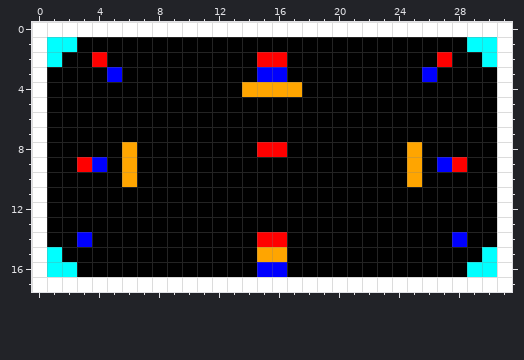
Two states of a pixel-art sprite, GlobalGameJam2014/GlobalGameJam2014Content/Levels/level12.png. The picture above is the old version.
The file is 32x18 pixels.
After the commit:
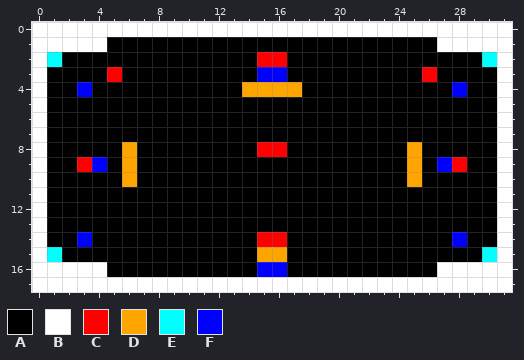
Palette (. is transparent): A #000000  B #ffffff  C #ff0000  D #ffa500  E #00ffff  F #0000ff
Difference:
@@ x 0..31 @@
  0 BBBBBBBBBBBBBBBBBBBBBBBBBBBBBBBB
- 1 BEEAAAAAAAAAAAAAAAAAAAAAAAAAAEEB
- 2 BEAACAAAAAAAAAACCAAAAAAAAAACAAEB
- 3 BAAAAFAAAAAAAAAFFAAAAAAAAAFAAAAB
- 4 BAAAAAAAAAAAAADDDDAAAAAAAAAAAAAB
+ 1 BBBBBAAAAAAAAAAAAAAAAAAAAAABBBBB
+ 2 BEAAAAAAAAAAAAACCAAAAAAAAAAAAAEB
+ 3 BAAAACAAAAAAAAAFFAAAAAAAAACAAAAB
+ 4 BAAFAAAAAAAAAADDDDAAAAAAAAAAFAAB
  5 BAAAAAAAAAAAAAAAAAAAAAAAAAAAAAAB
@@ x 0..31 @@
 15 BEAAAAAAAAAAAAADDAAAAAAAAAAAAAEB
-16 BEEAAAAAAAAAAAAFFAAAAAAAAAAAAEEB
+16 BBBBBAAAAAAAAAAFFAAAAAAAAAABBBBB
 17 BBBBBBBBBBBBBBBBBBBBBBBBBBBBBBBB
Where, in picture pixels (left, top, right, bottom), the same in both pictures:
changed: (47, 37, 122, 97)
changed: (422, 37, 497, 97)
changed: (47, 262, 107, 277)
changed: (437, 262, 497, 277)
